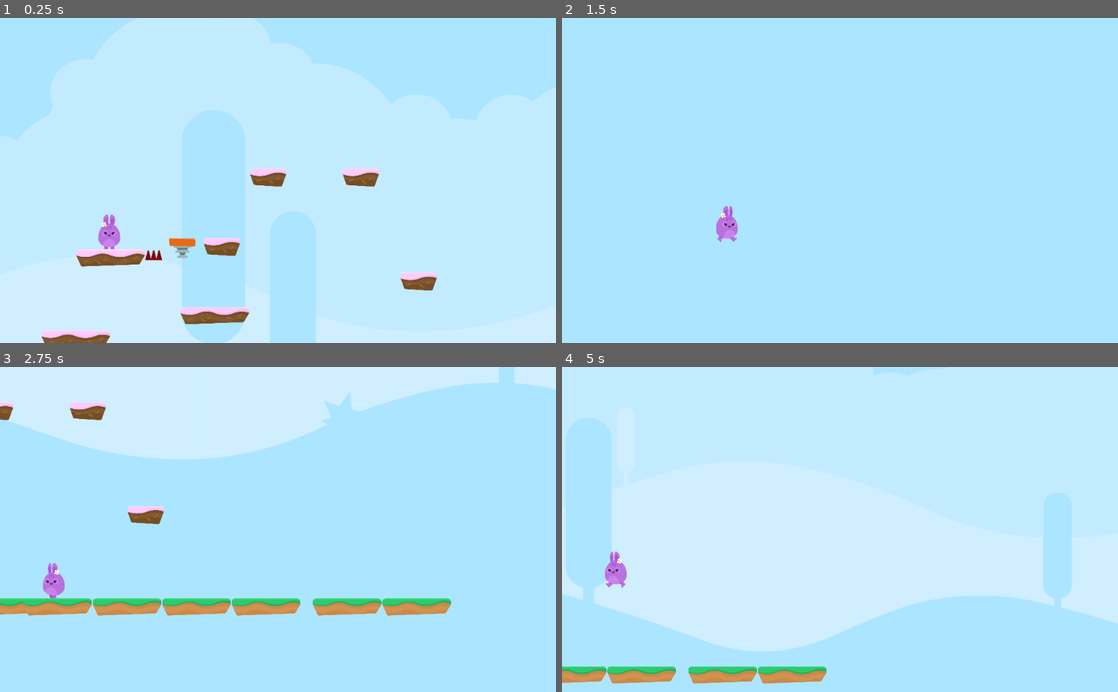
Above: before the commit, frames 1-4 (two rows, left to right).
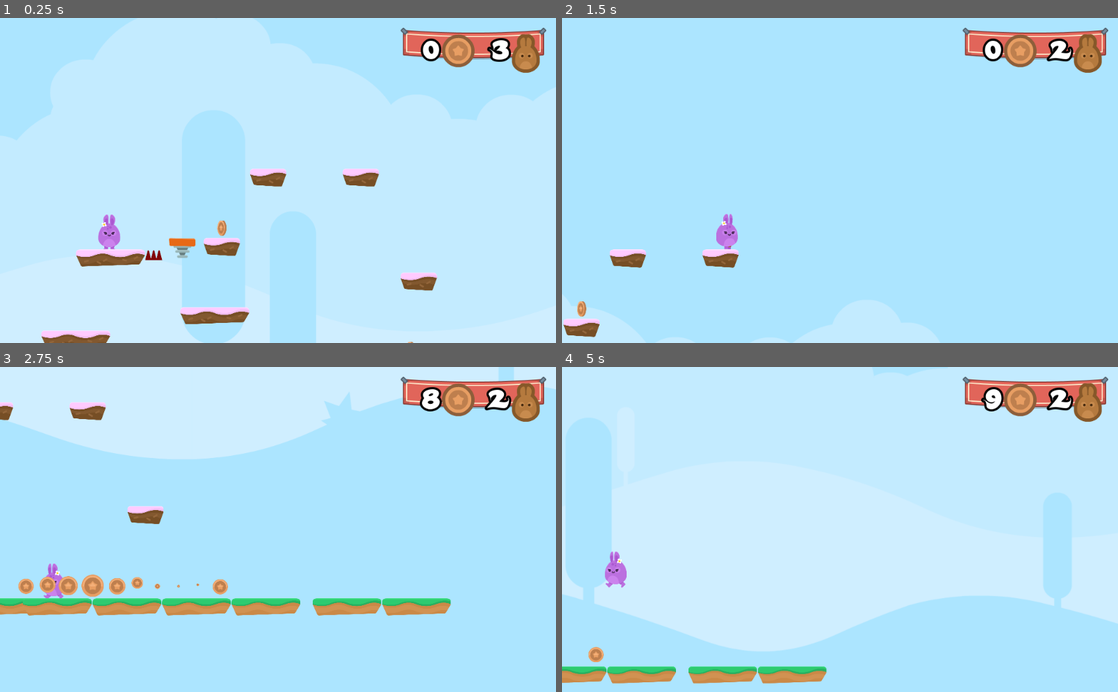
Above: after the commit, the same moments.

Repository: binarin/discovering-godot
Game: Godot game, scene res://Scenes/Levels/Level1.tscn
Two runs of this game, one before a commit and one after it. Both use one fixed random seed, a clock stepped at 60 frames per second and the inputs below.
Inputs:
- Up to frame 1 (0.25 s): no input
- Up to frame 2 (1.5 s): hold D (right) from 0.53 s (still down); tap W (jump) at 0.77 s
- Up to frame 3 (2.75 s): tap W (jump) at 1.52 s; release D (right) at 2.03 s; hold A (left) from 2.03 s (still down)
- Up to frame 4 (5 s): release A (left) at 2.78 s; hold D (right) 2.78-4.28 s; tap W (jump) at 3.02, 3.77, 4.52 s; hold A (left) from 4.28 s (still down)

The runs differ from the first frame. In frame 1, 2.5% of the frame differs, in the area x 39-99%, y 2-100%; in frame 2, 3.8%, in the area x 0-99%, y 2-99%; in frame 3, 3.5%; in frame 4, 2.6%.

Commit message:
HoppyDays: coins added

Diff:
--- /dev/null
+++ b/HoppyDays/GUI/GUI.gd
@@ -0,0 +1,7 @@
+extends CanvasLayer
+
+func lives(life_count):
+	$Control/TextureRect/HBoxContainer/LifeCount.text = str(life_count)
+
+func coins(coin_count):
+	$Control/TextureRect/HBoxContainer/CoinCount.text = str(coin_count)
--- /dev/null
+++ b/HoppyDays/GUI/GUI.tscn
@@ -0,0 +1,86 @@
+[gd_scene load_steps=7 format=2]
+
+[ext_resource path="res://GFX/HUD/bannerHanging.png" type="Texture" id=1]
+[ext_resource path="res://GFX/HUD/lifes.png" type="Texture" id=2]
+[ext_resource path="res://GFX/HUD/coin_bronze.png" type="Texture" id=3]
+[ext_resource path="res://Fonts/candles_.ttf" type="DynamicFontData" id=4]
+[ext_resource path="res://GUI/GUI.gd" type="Script" id=5]
+
+[sub_resource type="DynamicFont" id=1]
+size = 48
+outline_size = 4
+outline_color = Color( 0, 0, 0, 1 )
+use_filter = true
+font_data = ExtResource( 4 )
+
+[node name="GUI" type="CanvasLayer" groups=[
+"GUI",
+]]
+script = ExtResource( 5 )
+
+[node name="Control" type="Control" parent="."]
+anchor_right = 1.0
+anchor_bottom = 1.0
+__meta__ = {
+"_edit_use_anchors_": false
+}
+
+[node name="TextureRect" type="TextureRect" parent="Control"]
+anchor_left = 1.0
+anchor_right = 1.0
+margin_left = -286.0
+margin_top = 18.0
+margin_bottom = 59.0
+texture = ExtResource( 1 )
+__meta__ = {
+"_edit_use_anchors_": false
+}
+
+[node name="HBoxContainer" type="HBoxContainer" parent="Control/TextureRect"]
+anchor_right = 1.0
+anchor_bottom = 1.0
+margin_left = 12.0
+margin_top = 12.0
+margin_right = -30.0
+margin_bottom = -12.0
+alignment = 1
+__meta__ = {
+"_edit_use_anchors_": false
+}
+
+[node name="CoinCount" type="Label" parent="Control/TextureRect/HBoxContainer"]
+margin_top = 4.0
+margin_right = 60.0
+margin_bottom = 66.0
+size_flags_horizontal = 3
+custom_fonts/font = SubResource( 1 )
+text = "0"
+align = 2
+__meta__ = {
+"_edit_use_anchors_": false
+}
+
+[node name="CoinIcon" type="TextureRect" parent="Control/TextureRect/HBoxContainer"]
+margin_left = 64.0
+margin_right = 124.0
+margin_bottom = 71.0
+texture = ExtResource( 3 )
+
+[node name="LifeCount" type="Label" parent="Control/TextureRect/HBoxContainer"]
+margin_left = 128.0
+margin_top = 4.0
+margin_right = 188.0
+margin_bottom = 66.0
+size_flags_horizontal = 3
+custom_fonts/font = SubResource( 1 )
+text = "0"
+align = 2
+__meta__ = {
+"_edit_use_anchors_": false
+}
+
+[node name="LifeIcon" type="TextureRect" parent="Control/TextureRect/HBoxContainer"]
+margin_left = 192.0
+margin_right = 244.0
+margin_bottom = 71.0
+texture = ExtResource( 2 )
--- /dev/null
+++ b/HoppyDays/Items/Coin.gd
@@ -0,0 +1,14 @@
+extends Node2D
+
+var taken = false
+
+func _on_Area2D_body_entered(body):
+	if taken:
+		return
+	taken = true
+	$AnimationPlayer.play("die")
+	$AudioStreamPlayer.play()
+	get_tree().call_group("Gamestate", "add_coin")
+
+func die():
+	queue_free()
--- /dev/null
+++ b/HoppyDays/Items/Coin.tscn
@@ -0,0 +1,76 @@
+[gd_scene load_steps=10 format=2]
+
+[ext_resource path="res://GFX/Items/bronze_1.png" type="Texture" id=1]
+[ext_resource path="res://GFX/Items/bronze_2.png" type="Texture" id=2]
+[ext_resource path="res://GFX/Items/bronze_4.png" type="Texture" id=3]
+[ext_resource path="res://GFX/Items/bronze_3.png" type="Texture" id=4]
+[ext_resource path="res://Items/Coin.gd" type="Script" id=5]
+[ext_resource path="res://SFX/coin_SFX.wav" type="AudioStream" id=6]
+
+[sub_resource type="SpriteFrames" id=1]
+animations = [ {
+"frames": [ ExtResource( 1 ), ExtResource( 2 ), ExtResource( 4 ), ExtResource( 3 ), ExtResource( 4 ), ExtResource( 2 ) ],
+"loop": true,
+"name": "spin",
+"speed": 8.0
+} ]
+
+[sub_resource type="CircleShape2D" id=2]
+radius = 43.172
+
+[sub_resource type="Animation" id=3]
+resource_name = "die"
+length = 0.5
+tracks/0/type = "value"
+tracks/0/path = NodePath(".:scale")
+tracks/0/interp = 1
+tracks/0/loop_wrap = true
+tracks/0/imported = false
+tracks/0/enabled = true
+tracks/0/keys = {
+"times": PoolRealArray( 0, 0.2, 0.5 ),
+"transitions": PoolRealArray( 1, 1, 1 ),
+"update": 0,
+"values": [ Vector2( 1, 1 ), Vector2( 1.5, 1.5 ), Vector2( 0.01, 0.01 ) ]
+}
+tracks/1/type = "method"
+tracks/1/path = NodePath(".")
+tracks/1/interp = 1
+tracks/1/loop_wrap = true
+tracks/1/imported = false
+tracks/1/enabled = true
+tracks/1/keys = {
+"times": PoolRealArray( 0.5 ),
+"transitions": PoolRealArray( 1 ),
+"values": [ {
+"args": [  ],
+"method": "die"
+} ]
+}
+
+[node name="Coin" type="Node2D"]
+script = ExtResource( 5 )
+__meta__ = {
+"_edit_group_": true
+}
+
+[node name="AnimatedSprite" type="AnimatedSprite" parent="."]
+frames = SubResource( 1 )
+animation = "spin"
+frame = 3
+playing = true
+
+[node name="Area2D" type="Area2D" parent="."]
+collision_layer = 8
+
+[node name="CollisionShape2D" type="CollisionShape2D" parent="Area2D"]
+visible = false
+shape = SubResource( 2 )
+
+[node name="AudioStreamPlayer" type="AudioStreamPlayer" parent="."]
+stream = ExtResource( 6 )
+volume_db = -10.623
+
+[node name="AnimationPlayer" type="AnimationPlayer" parent="."]
+anims/die = SubResource( 3 )
+[connection signal="body_entered" from="Area2D" to="." method="_on_Area2D_body_entered"]
--- a/HoppyDays/Levels/GameState.gd
+++ b/HoppyDays/Levels/GameState.gd
@@ -2,17 +2,29 @@
 
 
 var lives = 3
-
+var coins = 0
+var target_number_of_coins = 10
 
 func _ready():
 	add_to_group("Gamestate")
+	get_tree().call_group("GUI", "lives", lives)
+	get_tree().call_group("GUI", coins, coins)
 
 func hurt():
 	lives -= 1
 	$Player.hurt()
+	get_tree().call_group("GUI", "lives", lives)
 	# if lives < 0 then end game
 	if lives < 0:
 		end_game()
 
+func add_coin():
+	coins += 1
+	get_tree().call_group("GUI", "coins", coins)
+	var multiple_of_coins = (coins % target_number_of_coins) == 0
+	if multiple_of_coins:
+		lives += 1
+		get_tree().call_group("GUI", "lives", lives)
+
 func end_game():
 	get_tree().change_scene("res://Scenes/GameOver.tscn")
--- a/HoppyDays/Player/Player.gd
+++ b/HoppyDays/Player/Player.gd
@@ -5,7 +5,7 @@
 const UP = Vector2(0, -1)
 const JUMP_SPEED = 5000
 const WORLD_LIMIT = 4000
-const BOOST_MULTIPLIER = 2
+const BOOST_MULTIPLIER = 1.5
 
 var motion = Vector2(0, 0)
 
@@ -60,4 +60,5 @@
 	position.y -= 1
 	motion.y = 0
 	yield(get_tree(), "idle_frame")
+	$JumpSFX.play()
 	motion.y -= JUMP_SPEED * BOOST_MULTIPLIER
--- a/HoppyDays/Scenes/Levels/Level1.tscn
+++ b/HoppyDays/Scenes/Levels/Level1.tscn
@@ -6,6 +6,8 @@
 [ext_resource path="res://SFX/Chiptune_Adventures_1.ogg" type="AudioStream" id=4]
 [ext_resource path="res://Items/JumpPad.tscn" type="PackedScene" id=5]
 [ext_resource path="res://Levels/GameState.gd" type="Script" id=6]
+[ext_resource path="res://GUI/GUI.tscn" type="PackedScene" id=7]
+[ext_resource path="res://Items/Coin.tscn" type="PackedScene" id=8]
 
 [node name="Level1" type="Node2D"]
 script = ExtResource( 6 )
@@ -30,7 +32,44 @@
 volume_db = -31.301
 autoplay = true
 
+[node name="Items" type="Node" parent="."]
+
+[node name="Coin" parent="Items" instance=ExtResource( 8 )]
+position = Vector2( 1122.4, 538.481 )
+
+[node name="Coin2" parent="Items" instance=ExtResource( 8 )]
+position = Vector2( 1549.06, 1230.14 )
+
+[node name="Coin3" parent="Items" instance=ExtResource( 8 )]
+position = Vector2( 1668.31, 1222.19 )
+
+[node name="Coin4" parent="Items" instance=ExtResource( 8 )]
+position = Vector2( 1782.26, 1227.49 )
+
+[node name="Coin5" parent="Items" instance=ExtResource( 8 )]
+position = Vector2( 1917.41, 1227.49 )
+
+[node name="Coin6" parent="Items" instance=ExtResource( 8 )]
+position = Vector2( 2052.56, 1230.14 )
+
+[node name="Coin7" parent="Items" instance=ExtResource( 8 )]
+position = Vector2( 2163.87, 1211.59 )
+
+[node name="Coin8" parent="Items" instance=ExtResource( 8 )]
+position = Vector2( 2275.17, 1230.14 )
+
+[node name="Coin9" parent="Items" instance=ExtResource( 8 )]
+position = Vector2( 2391.77, 1230.14 )
+
+[node name="Coin10" parent="Items" instance=ExtResource( 8 )]
+position = Vector2( 2497.77, 1222.19 )
+
+[node name="Coin11" parent="Items" instance=ExtResource( 8 )]
+position = Vector2( 2622.32, 1232.79 )
+
 [node name="JumpPads" type="Node" parent="."]
 
 [node name="JumpPad" parent="JumpPads" instance=ExtResource( 5 )]
 position = Vector2( 902.012, 649.812 )
+
+[node name="GUI" parent="." instance=ExtResource( 7 )]
Not shown: 1 places in HoppyDays/Scenes/Levels/Level1.tscn that only renumber resources
